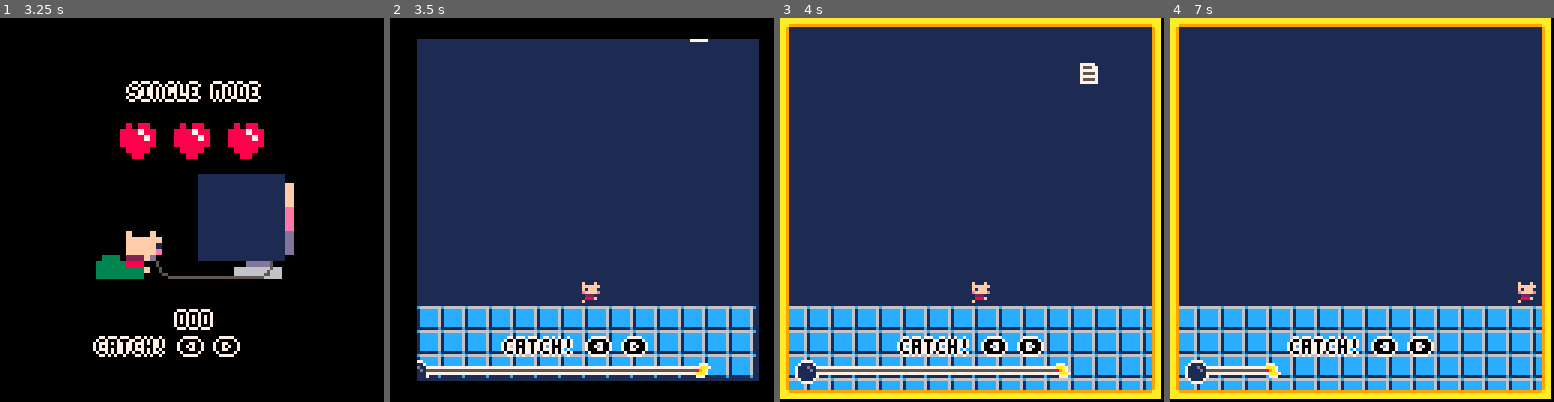
Above: before the commit, frames 1-4 (left to right).
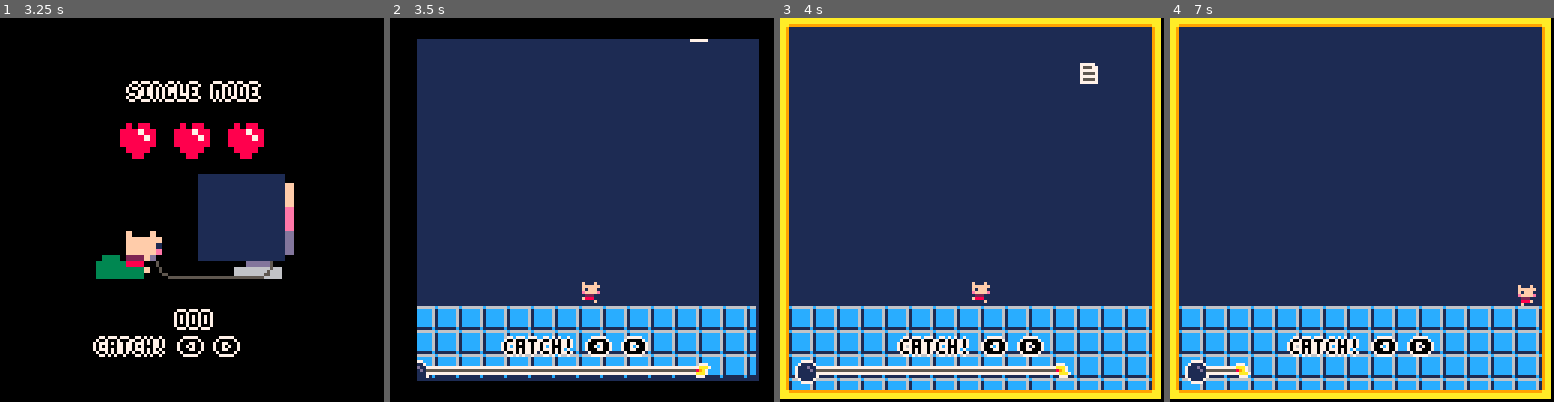
Above: after the commit, the same moments.

Repository: Kirais/PhDWare
Game: PICO-8 cartridge catch_phd_hat.p8
The game is run twice, just before and just after one commit, with the same random seed, the same clock (stepped at 60 frames per second) and the same inputs.
Inputs:
- Up to frame 1 (3.25 s): tap O (Z key) at 0.7, 1.7, 2.1, 2.5, 2.9 s; hold Right 1.6-2.1 s; hold Right 2.47-3.03 s; hold Left from 3.08 s (still down)
- Up to frame 2 (3.5 s): keep holding Left; tap O (Z key) at 3.3 s
- Up to frame 3 (4 s): release Left at 3.58 s; tap O (Z key) at 3.7 s
- Up to frame 4 (7 s): hold Right 4.02-4.68 s; tap O (Z key) every 0.4 s from 4.1 to 6.9 s; hold Left 5.08-5.68 s; hold Right 6.08-6.58 s; hold Right from 6.63 s (still down)

Frame 1 is identical in both runs. In frame 2, 5.7% of the frame differs, in the area x 7-96%, y 72-94%; in frame 3, 7.6%; in frame 4, 8.5%, in the area x 2-97%, y 68-97%.

Commit message:
increase number of papers with difficulty

Diff:
--- a/catch_phd_hat.p8
+++ b/catch_phd_hat.p8
@@ -4,26 +4,8 @@
 -- catch phd hat
 -- by kirais
 
---[[
- to disable the preview script
- for testing, uncomment below:
-]]--
-
---disable_preview = true
-
-
---[[
- to set higher initial
- difficulty, set the difficulty
- variable (1..15, integer):
-]]--
-
--- difficulty = 2
-
---[[
- set all of your variables
- inside the init function!
-]]--
+ difficulty = 2
+
 function _init()
  -- these are required!
  name="catch phd hat"
@@ -50,6 +32,7 @@
  py=0
  pdy=0
  paper_count=0
+ draw_paper=true
 
  -- hat
  hx=5+rnd(115)
@@ -76,6 +59,8 @@
   remember that difficulty goes
   from 1 to 15.
  ]]--
+
+ paper_target=1+difficulty/5
 
  --[[
   use rnd to make the game
@@ -116,10 +101,14 @@
   return
  end
 
- update_paper()
+ if draw_paper then
+ 	update_paper()
+ end
+
  if draw_hat then
   update_hat()
  end
+
  update_player(dt)
 end
 
@@ -157,12 +146,13 @@
  then
   pdy=0
   paper_count+=1
- end
-
- if paper_count>=1 then
-  draw_hat=true
- end
-
+  draw_paper=false
+  if paper_count<paper_target
+  then
+   init_paper()
+  else draw_hat=true
+  end
+ end
  -- hat collision
  if y>hy
  	and y<hy+10
@@ -197,7 +187,9 @@
  end
 
  --paper
- spr(8,px,py)
+ if draw_paper then
+  spr(8,px,py)
+ end
  --hat
  if draw_hat then
   spr(7,hx,hy)
@@ -217,6 +209,13 @@
   hdy+=3*1/60
   hy+=hdy
  end
+end
+
+function init_paper()
+ px=5+rnd(115)
+ py=0
+ pdy=0
+ draw_paper=true
 end
 
 function update_paper()
